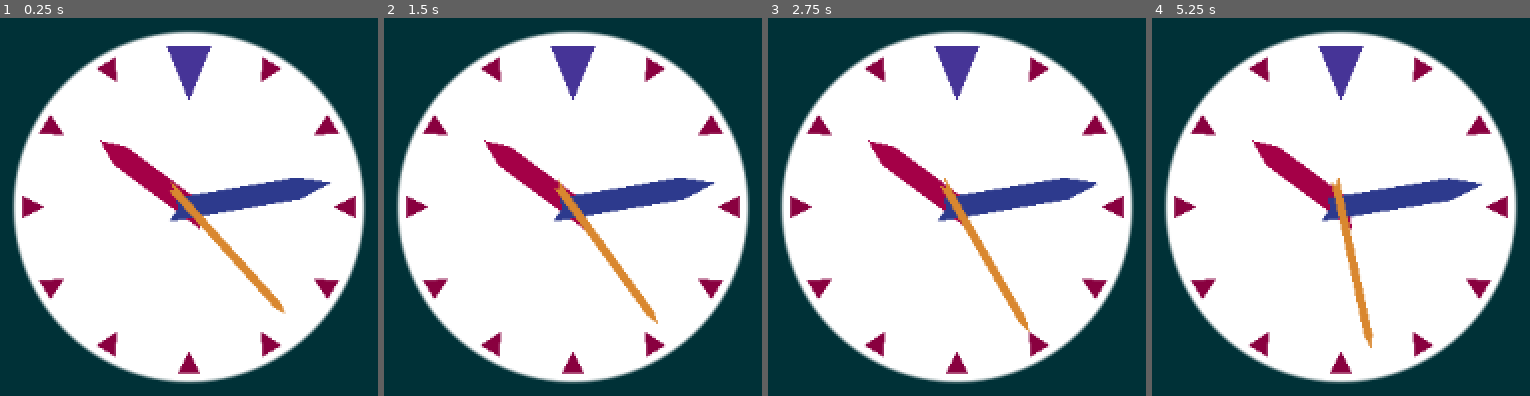
Above: before the commit, frames 1-4 (left to right).
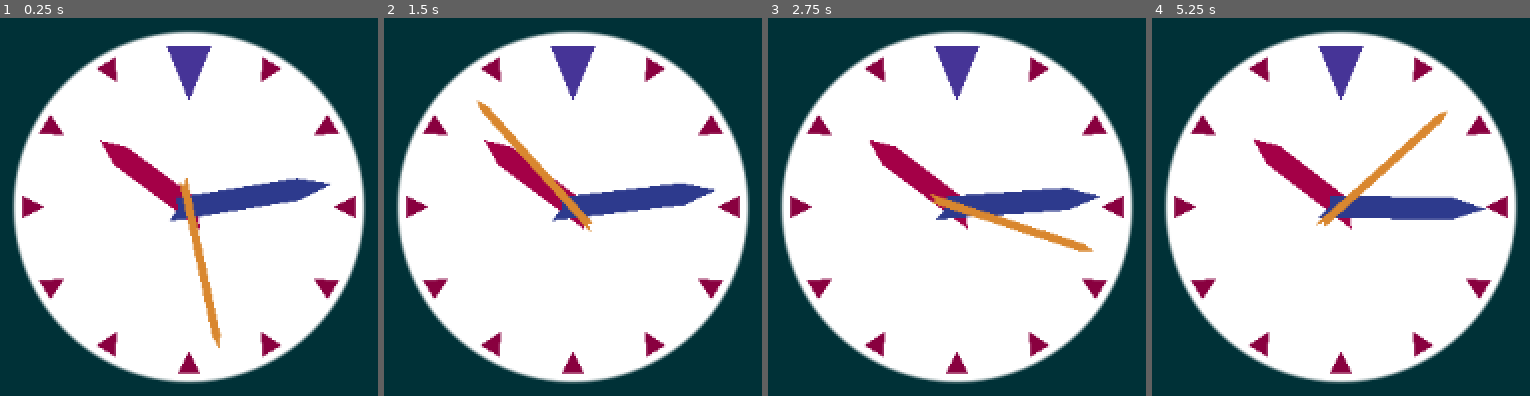
Above: after the commit, the same moments.

Repository: DanMGocan/santa-catarina
Game: Godot game, scene res://clock.tscn
Same seed, same stepped clock (60 frames per second), same inputs: the game is played once before the commit and once after it.
Inputs:
- Up to frame 1 (0.25 s): no input
- Up to frame 2 (1.5 s): no input
- Up to frame 3 (2.75 s): no input
- Up to frame 4 (5.25 s): no input

The runs differ from the first frame. In frame 1, 2.3% of the frame differs, in the area x 27-88%, y 32-88%; in frame 2, 2.7%; in frame 3, 3.6%; in frame 4, 4.6%, in the area x 26-89%, y 24-88%.

Commit message:
Finished the clock, it is functional!

Diff:
--- a/clock.gd
+++ b/clock.gd
@@ -1,17 +1,63 @@
 extends Node2D
 
-func _process(_delta) -> void:
-	# A location in system memory, rather than the actual node
-	# get_node(^"MinuteArm")
-	# delta = 1.0
-	# Shorthand version:
-	var current_time = Time.get_time_dict_from_system()
-	var total_seconds = (
-			current_time.second +
-			current_time.minute * 60 +
-			current_time.hour * 3600
-	)
+# Values are initialized with 0, 1, 2, 3, their place in the enumeration
+enum StartTimeMode {
+		SYSTEM_TIME,
+		RANDOM_TIME,
+		FIXED_TIME,
+		OFFSET_TIME
+		}
 
-	$HourArm.rotation = fmod((total_seconds / 3600.0), 60.0) * TAU / 12.0
-	$MinuteArm.rotation = fmod((total_seconds / 60.0), 60) * TAU / 60.0
-	$SecondsArm.rotation = fmod(total_seconds, 60.0) * TAU / 60.0
+
+@export var timescale = 20.0
+
+# The @export annotation exports this variable to the Inspector
+# The inspector value overrides that value here
+@export var start_time = StartTimeMode.SYSTEM_TIME
+
+@export_group("Fixed or Offset Start Time")
+@export_range(-11, 11) var start_hour := 0
+@export_range(0, 59) var start_minute := 0
+@export_range(0, 59) var start_second := 0
+
+var total_seconds := 0.0
+
+
+# := means that a variable's type is determined by its value
+# in this case, that would be Node2D
+# @onready annotation moves everything at the start of the _ready() function
+# and everything is initialized when the node is ready
+@onready var seconds_arm := $SecondsArm as Node2D
+@onready var minutes_arm := $MinuteArm as Node2D
+@onready var hours_arm := $HourArm as Node2D
+
+## This is a test, this will appear when using the dummy function below
+@export var dummy_var := 100.0 # currently does not work
+
+
+
+# This function is called automatically when the node enters the scene.
+# This means that total_seconds is assigned a value.
+func _ready() -> void:
+
+	if start_time == StartTimeMode.RANDOM_TIME:
+		total_seconds = randf_range(0.0, 43200)
+	else:
+		if start_time != StartTimeMode.FIXED_TIME:
+			var current_time := Time.get_time_dict_from_system()
+			total_seconds = float(
+				current_time.second +
+				current_time.minute * 60 +
+				current_time.hour * 3600
+			)
+		else:
+			if start_time == StartTimeMode.OFFSET_TIME:
+				total_seconds += start_hour * 3600 + start_minute * 60 + start_second
+			else:
+				total_seconds = start_hour * 3600 + start_minute * 60 + start_second
+
+func _process(delta: float) -> void:
+	total_seconds += delta * timescale
+	hours_arm.rotation = fmod((total_seconds / 3600.0), 60.0) * TAU / 12.0
+	minutes_arm.rotation = fmod((total_seconds / 60.0), 60) * TAU / 60.0
+	seconds_arm.rotation = fmod(total_seconds, 60.0) * TAU / 60.0
--- a/clock.tscn
+++ b/clock.tscn
@@ -6,6 +6,7 @@
 [node name="Clock" type="Node2D"]
 position = Vector2(576, 324)
 script = ExtResource("1_kig64")
+start_hour = -4
 
 [node name="Face" type="Sprite2D" parent="."]
 texture = ExtResource("1_venu5")
--- /dev/null
+++ b/priority_queue/FoodManager.gd
@@ -0,0 +1,9 @@
+extends Node
+
+
+#if pirate.is_busy():
+	## Reschedule check in 10–30s depending on urgency
+	#schedule_hunger_check(pirate.id, current_time + 30)
+
+#We need a math formula to reschedule this. If the pirate is busy but has 19 hunger left
+#they should be readded to the queue based on 19 * urgency or whatever.
--- /dev/null
+++ b/scenes/main.tscn
@@ -0,0 +1,8 @@
+[gd_scene load_steps=2 format=3 uid="uid://v10e234ir7q6"]
+
+[sub_resource type="CanvasItemMaterial" id="CanvasItemMaterial_sgp6g"]
+
+[node name="Node2D" type="Node2D"]
+
+[node name="TileMapLayer" type="TileMapLayer" parent="."]
+material = SubResource("CanvasItemMaterial_sgp6g")
Not shown, added: priority_queue/FoodManager.gd.uid
Not shown, added: priority_queue/explanation.md
Not shown, changed: readme.md
